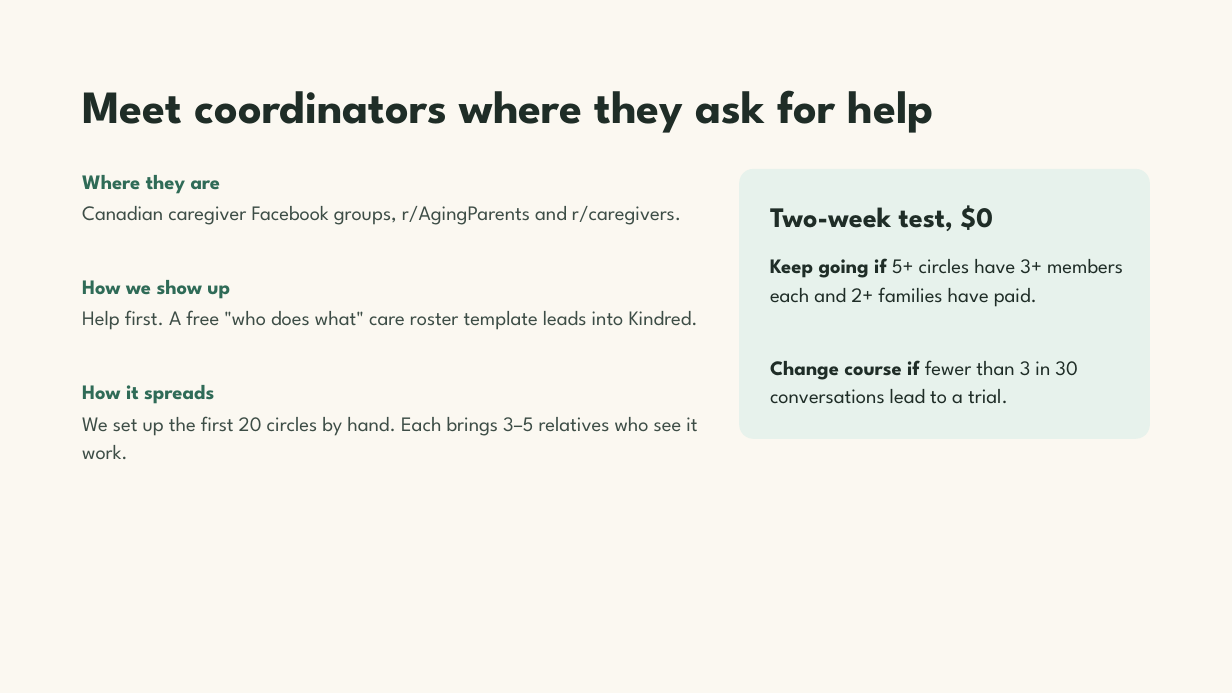
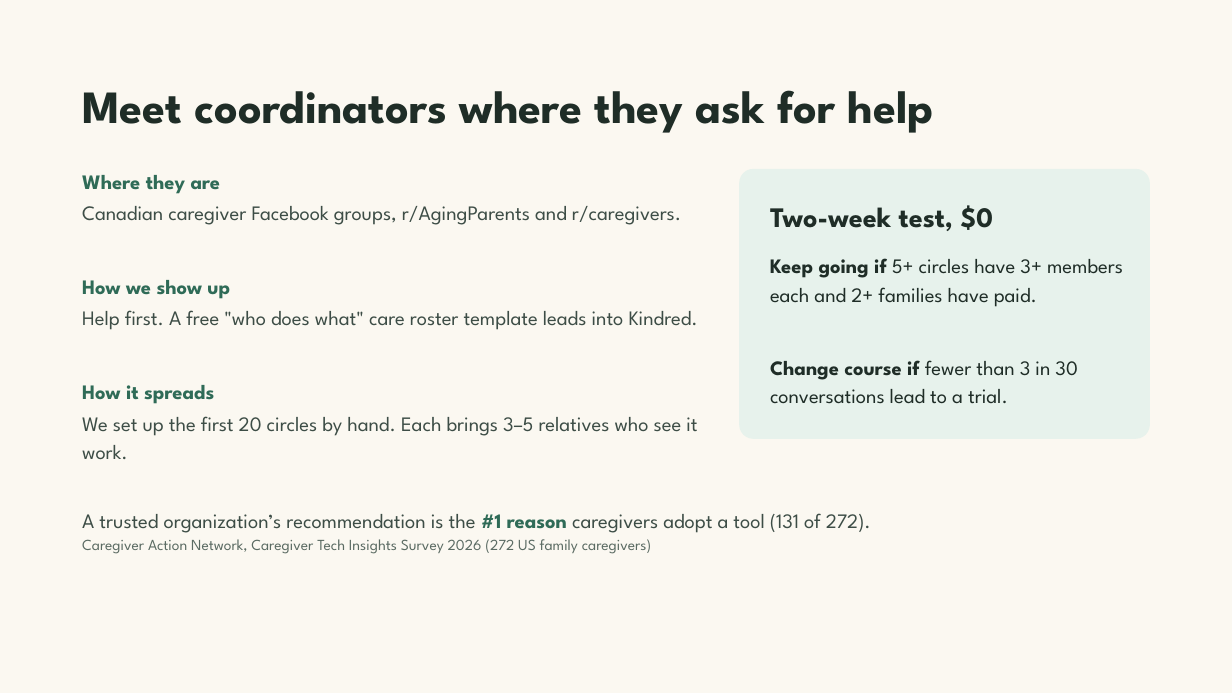
Before and after one commit to Team-Claudia/kindred, a slide deck: slide 10 of docs/pitch/Kindred Demo Day Pitch V3.pptx. Drawn at 1232x693 pixels with LibreOffice and Linux fonts; fonts in the diff are those of the drawing. Boxes give left, top, right and bottom in pixels: in the first picture for what was removed or moved away, otherwise in the second. Text is boxed around its words. In the diff, an @@ line names an element or a change of style, - is before the commit and + after.

```diff
--- a/docs/pitch/Kindred Demo Day Pitch V3.pptx
+++ b/docs/pitch/Kindred Demo Day Pitch V3.pptx
@@ text added at bbox=[82, 513, 871, 554], 16 pt, text #5B6B63 @@
+A trusted organization’s recommendation is the #1 reason caregivers adopt a tool (131 of 272).
+Caregiver Action Network, Caregiver Tech Insights Survey 2026 (272 US family caregivers)
```
Also in this commit, not shown: 1 other slide changed, 11 slides added, 2 slides removed, 6 other files.
